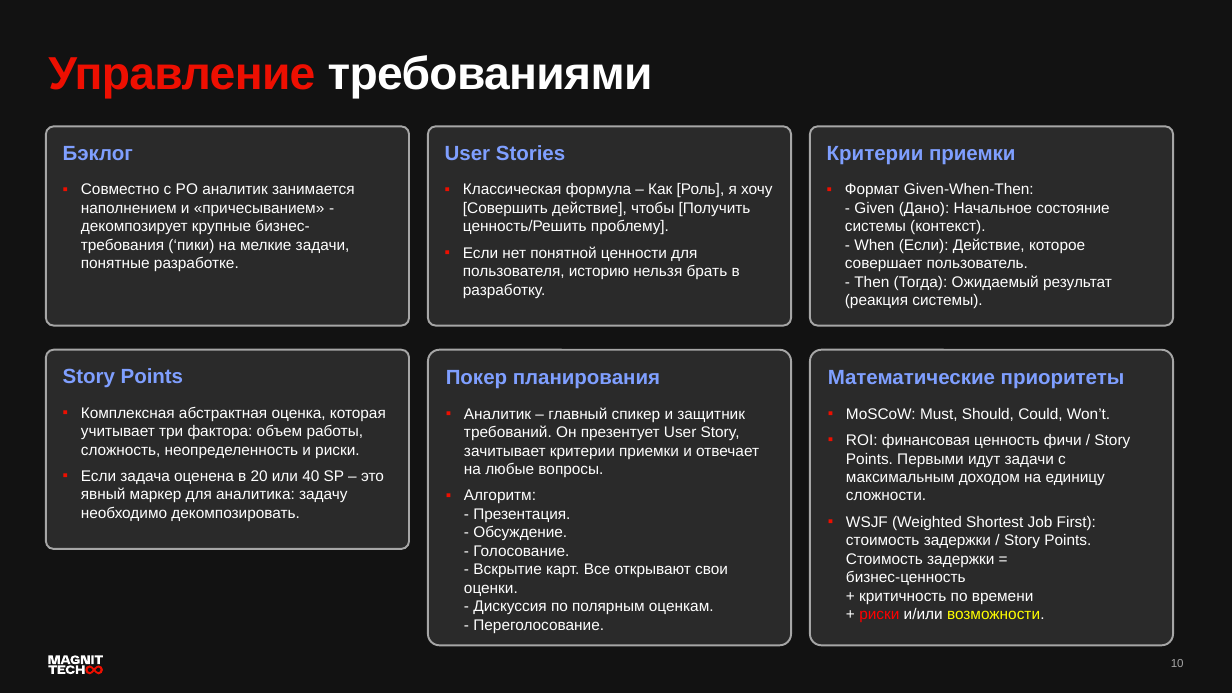
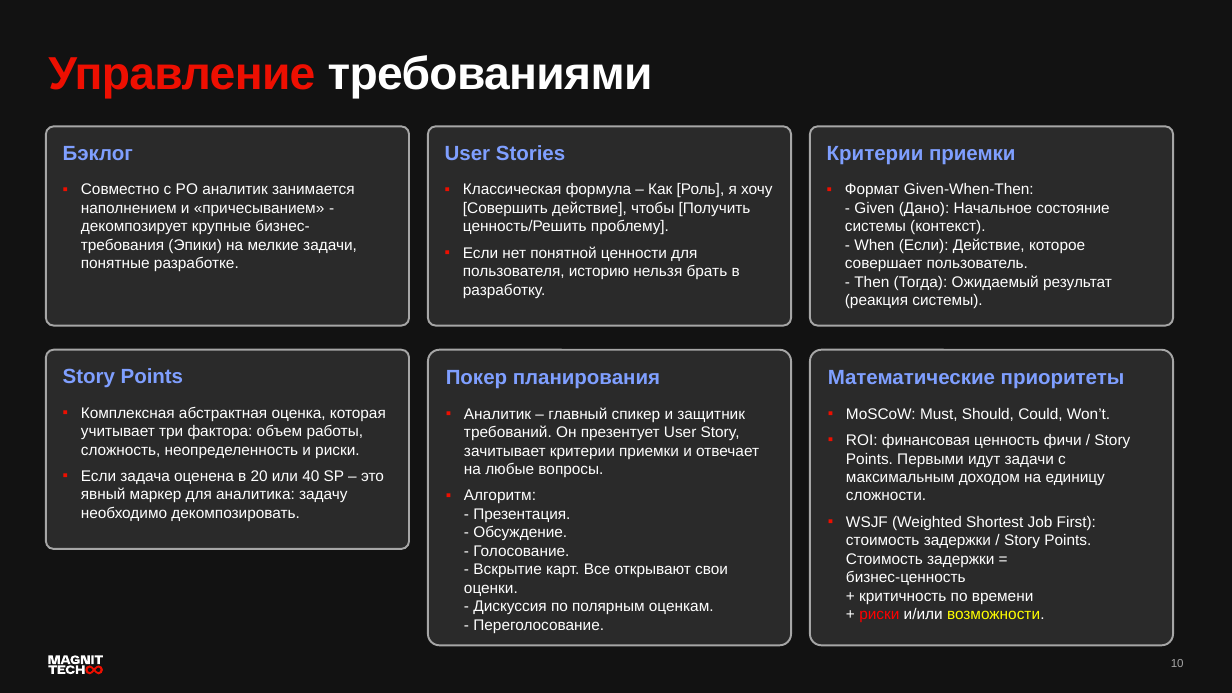
Before and after one commit to DefK0rn/software-requirements-course, a slide deck: slide 10 of lesson4_1/Таск-трекеры и бэклог.pptx. Drawn at 1232x693 pixels with LibreOffice and Linux fonts; fonts in the diff are those of the drawing. Boxes give left, top, right and bottom in pixels: in the first picture for what was removed or moved away, otherwise in the second. Text is boxed around its words. In the diff, an @@ line names an element or a change of style, - is before the commit and + after.

Commit message:
fix text

```diff
--- a/lesson4_1/Таск-трекеры и бэклог.pptx
+++ b/lesson4_1/Таск-трекеры и бэклог.pptx
@@ text in rounded rectangle at bbox=[81, 183, 357, 271]: text changed @@
-▪ Совместно с PO аналитик занимается наполнением и «причесыванием» - декомпозирует крупные бизнес-требования (‘пики) на мелкие задачи, понятные разработке.
+▪ Совместно с PO аналитик занимается наполнением и «причесыванием» - декомпозирует крупные бизнес-требования (Эпики) на мелкие задачи, понятные разработке.
```
Also in this commit, not shown: 1 other slide changed.
